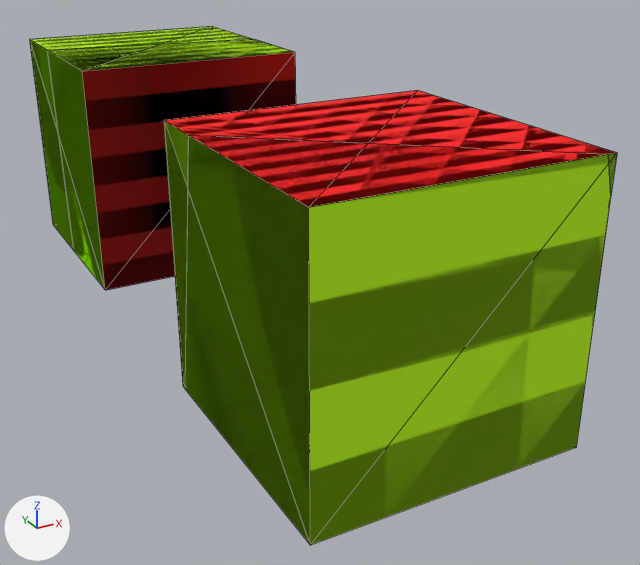
The FBX model build/1out.fbx as it was, and as the next commit left it.
One viewpoint serves both versions: a 50 mm camera at (-1.44, -3.24, 1.18) aimed at (0.21, -0.25, -0.31). The lights are fixed; the arrows at lower left show +X, +Y and +Z. Mesh edges are drawn as thin lines. Where no turn or scale is listed for an object, it has been applied to the vertices.
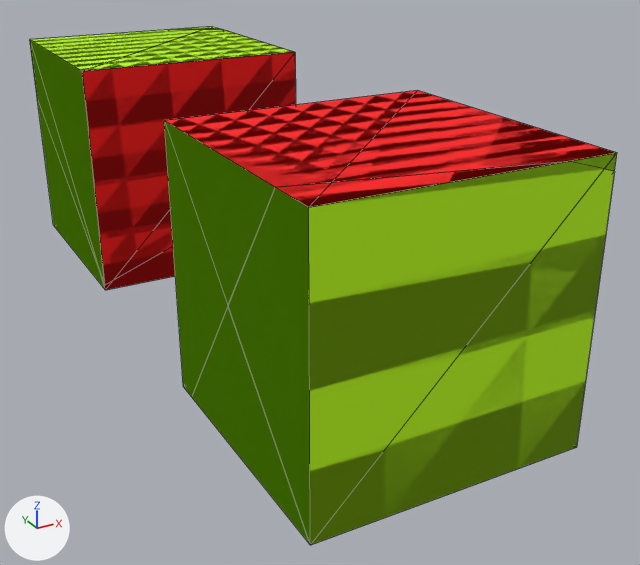
Edits to the bpy script that builds the scene:
```text
Change me_box001_1:
    used by ob_box001_1; location = (0.0, -0.48, 0.0)
    remove me_box001_1.from_pydata(...)  # 26 vertices, 13 faces; spans x -0.5..0.5, y -1.0..0.0, z -0.5..0.5
    add me_box001_1.from_pydata(...)  # 28 vertices, 14 faces; spans x -0.5..0.5, y -1.0..0.0, z -0.5..0.5
    me_box001_1 part 1
    16 vertices are removed from x -0.5..0.5, y -1.0..-0.017, z -0.5..0.5
    9 faces are deleted
    18 vertices are added at x -0.5..0.5, y -1.0..-0.003, z -0.5..0.5
    8 new faces join them, mat_mat1 (green #beff00)
    2 new faces join them, mat_mat2 (red #ff0000)
    me_box001_1 part 2: the surface is now shaded flat
Change me_box002_0:
    used by ob_box002_0; location = (0.0, 1.52, 0.0)
    remove me_box002_0.from_pydata(...)  # 20 vertices, 11 faces; spans x -0.5..0.5, y -1.0..-0.381, z -0.5..0.5
    add me_box002_0.from_pydata(...)  # 24 vertices, 11 faces; spans x -0.5..0.5, y -1.0..0.0, z -0.474..0.5
    me_box002_0 part 3
    14 vertices are removed from x -0.5..0.5, y -1.0..-0.381, z -0.5..0.5
    10 faces are deleted
    22 vertices are added at x -0.5..0.5, y -1.0..0.0, z -0.474..0.5
    9 new faces join them, mat_mat1 (green #beff00)
    2 new faces join them, mat_mat2 (red #ff0000)
Change me_box001_0:
    used by ob_box001_0; location = (0.0, -0.48, 0.0)
    remove me_box001_0.from_pydata(...)  # 23 vertices, 10 faces; spans x -0.5..0.5, y -1.0..-0.017, z -0.5..0.5
    add me_box001_0.from_pydata(...)  # 23 vertices, 11 faces; spans x -0.5..0.5, y -1.0..0.0, z -0.5..0.5
    me_box001_0 part 5
    15 vertices are removed from x -0.5..0.5, y -1.0..-0.017, z -0.5..0.5
    9 faces are deleted
    15 vertices are added at x -0.5..0.5, y -1.0..0.0, z -0.5..0.5
    8 new faces join them, mat_mat1 (green #beff00)
    2 new faces join them, mat_mat2 (red #ff0000)
Change me_box002_1:
    used by ob_box002_1; location = (0.0, 1.52, 0.0)
    remove me_box002_1.from_pydata(...)  # 21 vertices, 11 faces; spans x -0.5..0.5, y -0.609..0.0, z -0.5..0.5
    add me_box002_1.from_pydata(...)  # 28 vertices, 14 faces; spans x -0.5..0.5, y -1.0..0.0, z -0.5..0.5
    me_box002_1 part 4
    14 vertices are removed from x -0.5..0.5, y -0.609..0.0, z -0.5..0.5
    9 faces are deleted
    25 vertices are added at x -0.5..0.5, y -1.0..0.0, z -0.5..0.5
    11 new faces join them, mat_mat1 (green #beff00)
    2 new faces join them, mat_mat2 (red #ff0000)
    add me_box002_1.materials.append(mat_mat2)  # red #ff0000
```

Location of each change, [x1, y1, x2, y2] in pixels of the pictures (640 x 565 px; the box of a moved part takes in the faces that stretch with it):
'Box001_0', reshaped (6% shorter)
    before: [185, 135, 611, 544]
    after: [192, 161, 613, 544]
'Box002_0', reshaped (7% wider)
    before: [48, 39, 296, 290]
    after: [30, 29, 296, 284]
'Box001_1', reshaped
    before: [164, 90, 617, 388]
    after: [164, 90, 617, 395]
'Box002_1', reshaped
    before: [30, 27, 253, 248]
    after: [38, 27, 220, 290]
part 1 of me_box001_1, moved or reshaped
    before: [164, 91, 617, 388]
    after: [164, 91, 617, 395]
